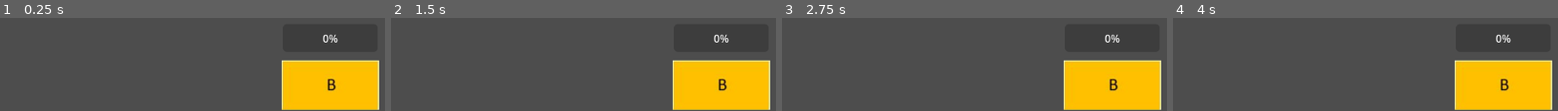
Above: before the commit, frames 1-4 (left to right).
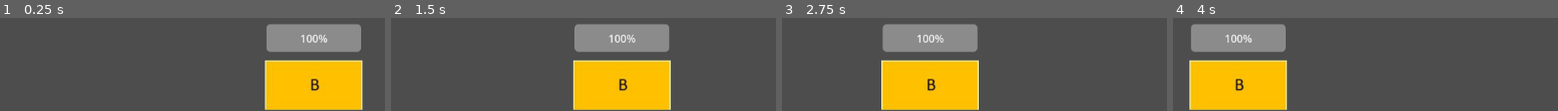
Above: after the commit, the same moments.

Repository: Gabbosenpai/Project-Hydra
Game: Godot game, scene res://Scene/Nemico_B/nemico_b.tscn
Two runs of this game, one before a commit and one after it. Both use one fixed random seed, a clock stepped at 60 frames per second and the inputs below. This scene is started directly instead of the project's main scene.
Inputs:
- Up to frame 1 (0.25 s): no input
- Up to frame 2 (1.5 s): no input
- Up to frame 3 (2.75 s): no input
- Up to frame 4 (4 s): no input

The runs differ from the first frame. In frame 1, 13% of the frame differs, in the area x 68-99%, y 6-99%; in frame 2, 35%, in the area x 47-99%, y 6-99%; in frame 3, 35%; in frame 4, 35%.

Commit message:
Aggiornato script proiettile e aggiunti Nemico B e Cannone B

Diff:
--- /dev/null
+++ b/prototipo/Scripts/cannone_b.gd
@@ -0,0 +1,69 @@
+extends StaticBody2D
+
+# Carica la scena del proiettile in anticipo
+const percorsoProiettile = preload("res://Scene/Proiettile/proiettile.tscn")
+
+# Variabile per sapere se un nemico è stato rilevato
+var nemico_rilevato = false
+
+# Tempo da attendere tra uno sparo e l'altro (in secondi)
+var tempo_tra_spari = 0.3
+var timer_sparo = 0.0  # Timer per controllare il tempo tra gli spari
+
+var danno_proiettile = 40  # Imposta il danno per i proiettili del Cannone B (puoi cambiarlo)
+
+func _ready() -> void:
+	# Collega i segnali di entrata e uscita all'Area2D usata per il rilevamento
+	$Area_Rilevamento.body_entered.connect(_on_body_entered)
+	print("Segnale connesso? Area_Rilevamento valido:", $Area_Rilevamento != null)
+	$Area_Rilevamento.body_exited.connect(_on_body_exited)
+
+	# Imposta il timer per il primo sparo
+	timer_sparo = tempo_tra_spari
+	print("Cannone pronto a sparare, timer impostato su:", timer_sparo)
+
+func _process(delta: float) -> void:
+	# Se un nemico è rilevato, gestisci il conto alla rovescia per lo sparo
+	if nemico_rilevato:
+		print("Nemico rilevato! Timer rimasto:", timer_sparo)
+		timer_sparo -= delta  # Scala il timer con il tempo reale
+
+		if timer_sparo <= 0:
+			# Quando il timer è scaduto, spara un proiettile
+			print("Sparando proiettile!")
+			spara()
+			timer_sparo = tempo_tra_spari  # Resetta il timer per lo sparo successivo
+			print("Timer resetto a:", timer_sparo)
+
+func spara():
+	print("Inizio sparo...")  # Debug
+	# Istanzia un nuovo proiettile dalla scena
+	var proiettile = percorsoProiettile.instantiate()
+	get_parent().add_child(proiettile)  # Aggiunge il proiettile alla scena
+
+	# Posiziona il proiettile nella posizione del nodo Posizione_Proiettile
+	var posizione = $Posizione_Proiettile
+	if posizione != null:
+		proiettile.global_position = posizione.global_position
+		proiettile.velocity = Vector2(1, 0)  # Imposta la direzione verso destra
+		# Imposta il tipo di cannone e il danno specifico
+		proiettile.set_cannon_type("CannoneB")  # Imposta il tipo di cannone per il proiettile
+		proiettile.set_damage(danno_proiettile)  # Imposta il danno del proiettile
+
+		print("Proiettile sparato alla posizione:", proiettile.global_position)
+	else:
+		print("Posizione_Proiettile node not found!")  # Nodo mancante
+
+# Funzione chiamata quando un corpo entra nell'area di rilevamento
+func _on_body_entered(body: Node) -> void:
+	print("Corpo entrato:", body.name)
+	if body.is_in_group("Nemico"):
+		print("Nemico entrato nell'area di rilevamento!")
+		nemico_rilevato = true
+
+# Funzione chiamata quando un corpo esce dall'area di rilevamento
+func _on_body_exited(body: Node) -> void:
+	print("Corpo uscito dall'area di rilevamento:", body.name)
+	if body.is_in_group("Nemico"):
+		print("Nemico uscito dall'area di rilevamento!")
+		nemico_rilevato = false
--- a/prototipo/Scripts/nemico_b.gd
+++ b/prototipo/Scripts/nemico_b.gd
@@ -1,11 +1,65 @@
-extends Sprite2D
-var velocita = 100  # pixels per second
+extends CharacterBody2D
 
-# Called when the node enters the scene tree for the first time.
+# Variabili per la velocità e la salute
+var velocita = 100
+var health_max = 1000
+var health_current = 1000
+
+@onready var barra = $Sprite2D/BarraSalute  # La barra della salute è un nodo ProgressBar figlio di Sprite2D
+@onready var area_rilevamento = $Area2D  # Area2D usata per rilevare proiettili o altri oggetti
+@onready var collisione = $Area2D/CollisionShape2D  # CollisionShape2D che definisce la forma dell'area
+
+# Variabili per il danno
+var danno_cannone_b = 40  # Danno specifico del cannone B
+var danno_cannone_a = 20   # Danno del cannone A
+
 func _ready() -> void:
-	pass # Replace with function body.
+	update_health_bar()  # Imposta la barra salute iniziale
+	# Connette i segnali dell'area per sapere quando un corpo entra o esce
+	area_rilevamento.body_entered.connect(_on_body_entered)
+	area_rilevamento.body_exited.connect(_on_body_exited)
+	print("Segnali di rilevamento dei corpi collegati.")
 
+func _process(delta: float) -> void:
+	# Se il nemico è ancora vivo, si muove verso sinistra
+	if health_current > 0:
+		position.x -= velocita * delta
+		print("Posizione nemico aggiornata a:", position.x)
 
-# Called every frame. 'delta' is the elapsed time since the previous frame.
-func _process(delta: float) -> void:
-	position.x -= velocita * delta
+# Aggiorna graficamente la barra della salute
+func update_health_bar():
+	barra.max_value = health_max
+	barra.value = health_current
+	print("Barra salute aggiornata. Salute: ", health_current)
+
+# Quando il nemico prende danno
+func take_damage(danno: int):
+	health_current -= danno  # Riduce la salute
+	update_health_bar()  # Aggiorna la barra visiva
+	print("Il nemico ha ricevuto", danno, "danno. Salute rimanente:", health_current)
+
+	if health_current <= 0:
+		die()  # Se la salute è finita, il nemico muore
+
+# Elimina il nemico dalla scena
+func die():
+	print("☠️ Nemico eliminato. Salute a zero.")
+	queue_free()
+
+# Funzione chiamata quando un corpo entra nell'Area2D del nemico
+func _on_body_entered(body: Node) -> void:
+	print("Corpo entrato nell'area di rilevamento:", body.name)
+	if body.is_in_group("Proiettile"):  # Se è un proiettile, infligge danno
+		print("Proiettile rilevato! Infliggi danno.")
+		# Differenzia il danno in base al tipo di proiettile
+		if body.has_method("get_cannon_type") and body.get_cannon_type() == "CannoneB":
+			print("Proiettile del Cannone B rilevato! Infliggi danno maggiore.")
+			take_damage(danno_cannone_b)  # Infligge più danno se il proiettile proviene dal cannone B
+		else:
+			take_damage(danno_cannone_a)  # Danno generico per gli altri proiettili
+
+# Funzione chiamata quando un corpo esce dall'Area2D del nemico
+func _on_body_exited(body: Node) -> void:
+	print("Corpo uscito dall'area di rilevamento:", body.name)
+	if body.is_in_group("Proiettile"):
+		print("Proiettile uscito dall'area.")  # (Opzionale: solo per debug)
--- a/prototipo/Scripts/proiettile.gd
+++ b/prototipo/Scripts/proiettile.gd
@@ -5,6 +5,24 @@
 
 # Direzione verso cui si muove il proiettile (in questo caso verso destra)
 var velocitaVettore = Vector2.RIGHT  # Vector2(1, 0)
+
+# Variabile per identificare il cannone che ha sparato il proiettile
+var tipo_cannone = "CannoneA"  # Default, se non definito
+var danno = 20  # Danno di default
+
+
+# Imposta il tipo di cannone
+func set_cannon_type(tipo: String) -> void:
+	tipo_cannone = tipo
+
+# Imposta il danno del proiettile
+func set_damage(danno_val: int) -> void:
+	danno = danno_val
+
+# Restituisci il tipo di cannone
+func get_cannon_type() -> String:
+	return tipo_cannone
+
 
 func _physics_process(delta: float) -> void:
 	# Muove il proiettile e rileva eventuali collisioni lungo il percorso
@@ -23,8 +41,8 @@
 
 			# Se il nemico ha il metodo 'take_damage', allora infliggi danno
 			if corpo.has_method("take_damage"):
-				corpo.take_damage(20)  # Infliggi 20 punti di danno
-				print("Danno inflitto al nemico.")
+				corpo.take_damage(danno)   # Infligge il danno configurato
+				print("Danno inflitto al nemico. Tipo cannone:", tipo_cannone)
 
 		# Indipendentemente dal tipo di collisione, distruggi il proiettile
 		queue_free()
Not shown, added: prototipo/Scripts/cannone_b.gd.uid
Not shown, changed: prototipo/Scripts/nemico_b.gd.uid
